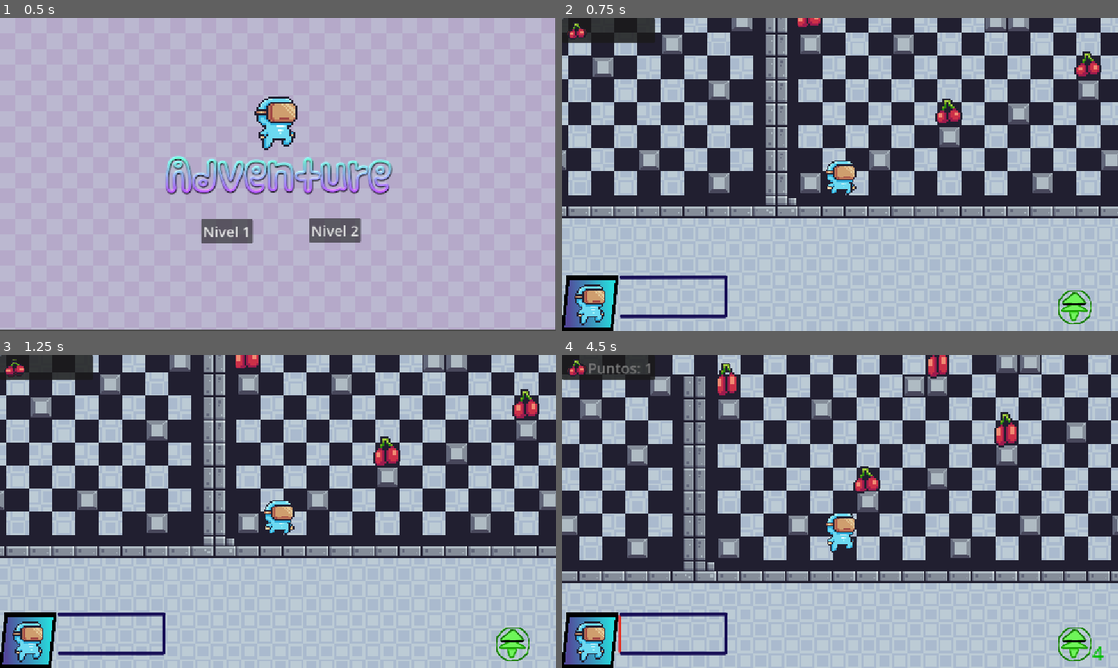
Above: before the commit, frames 1-4 (two rows, left to right).
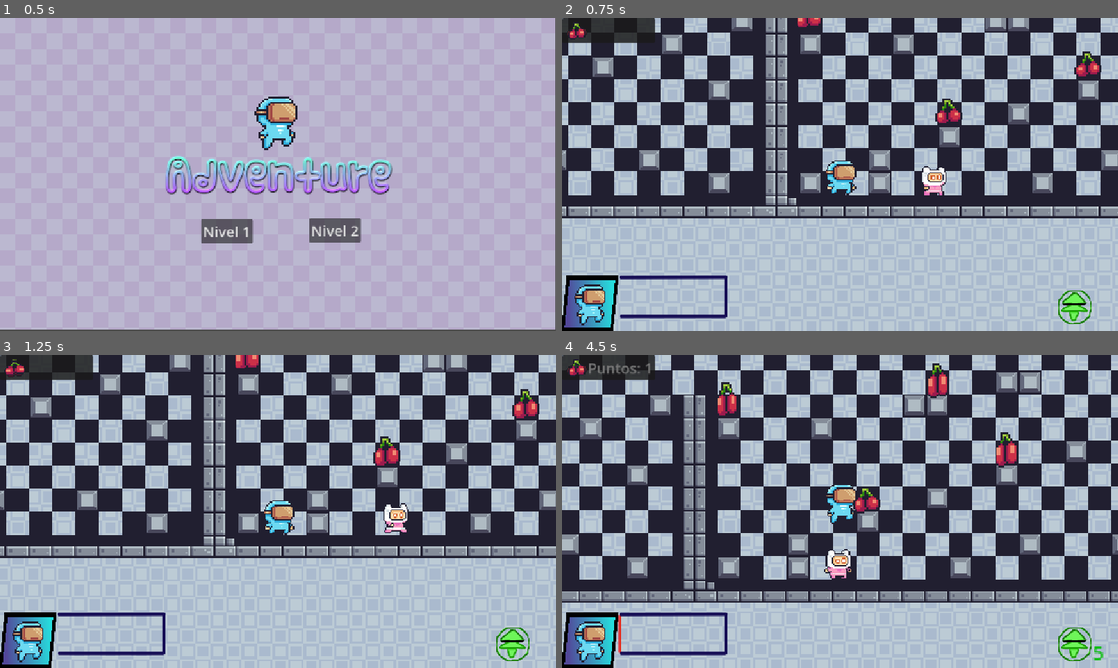
Above: after the commit, the same moments.

Repository: XimDel/2D-Adventure-Platformer-Game
Game: Godot game, scene res://Scenes/Menu.tscn
The game is run twice, just before and just after one commit, with the same random seed, the same clock (stepped at 60 frames per second) and the same inputs.
Inputs:
- Up to frame 1 (0.5 s): no input
- Up to frame 2 (0.75 s): click "Nivel 1" at 0.5 s
- Up to frame 3 (1.25 s): no input
- Up to frame 4 (4.5 s): hold Right (Right) 1.28-2.78 s; tap Up (Jump) at 1.35, 1.52, 1.82, 2.1, 2.27, 2.57, 2.85, 3.6, 3.77, 4.07, 4.35 s; hold Left (Left) 2.78-3.53 s; hold Right (Right) from 3.53 s (still down)

Frame 1 is identical in both runs. In frame 2, 0.6% of the frame differs, in the area x 55-70%, y 47-57%; in frame 3, 0.6%; in frame 4, 61%, in the area x 0-100%, y 0-98%.

Commit message:
Enemies IA

Diff:
--- /dev/null
+++ b/EnemyPinkMan.gd
@@ -0,0 +1,24 @@
+extends CharacterBody2D
+
+const Speed = 100.0
+const Gravity = 980
+
+func _ready():
+	velocity.x = Speed
+	$AnimatedSprite2D.play("Run")
+
+func _next_to_left_wall():
+	return $Left.is_colliding()
+
+func _next_to_right_wall():
+	return $Right.is_colliding()
+
+func flip():
+	if _next_to_left_wall() or _next_to_right_wall():
+		velocity.x *= -1
+		$AnimatedSprite2D.scale.x *= -1
+
+func _physics_process(delta):
+	velocity.y += Gravity
+	flip()
+	move_and_slide()
--- /dev/null
+++ b/EnemyPinkMan.tscn
@@ -0,0 +1,121 @@
+[gd_scene load_steps=16 format=3 uid="uid://b2ofv2t1rx3eu"]
+
+[ext_resource type="Texture2D" uid="uid://dlgmx1fja8bp7" path="res://Assets/Pink Man/Run (32x32).png" id="1_ke6ue"]
+
+[sub_resource type="RectangleShape2D" id="RectangleShape2D_xvj5q"]
+size = Vector2(20.6667, 25)
+
+[sub_resource type="AtlasTexture" id="AtlasTexture_c5awx"]
+atlas = ExtResource("1_ke6ue")
+region = Rect2(0, 0, 32, 32)
+
+[sub_resource type="AtlasTexture" id="AtlasTexture_syjak"]
+atlas = ExtResource("1_ke6ue")
+region = Rect2(32, 0, 32, 32)
+
+[sub_resource type="AtlasTexture" id="AtlasTexture_crwy6"]
+atlas = ExtResource("1_ke6ue")
+region = Rect2(64, 0, 32, 32)
+
+[sub_resource type="AtlasTexture" id="AtlasTexture_1j3m1"]
+atlas = ExtResource("1_ke6ue")
+region = Rect2(96, 0, 32, 32)
+
+[sub_resource type="AtlasTexture" id="AtlasTexture_34e1g"]
+atlas = ExtResource("1_ke6ue")
+region = Rect2(128, 0, 32, 32)
+
+[sub_resource type="AtlasTexture" id="AtlasTexture_xl4f3"]
+atlas = ExtResource("1_ke6ue")
+region = Rect2(160, 0, 32, 32)
+
+[sub_resource type="AtlasTexture" id="AtlasTexture_g2oyg"]
+atlas = ExtResource("1_ke6ue")
+region = Rect2(192, 0, 32, 32)
+
+[sub_resource type="AtlasTexture" id="AtlasTexture_jysd8"]
+atlas = ExtResource("1_ke6ue")
+region = Rect2(224, 0, 32, 32)
+
+[sub_resource type="AtlasTexture" id="AtlasTexture_flfu5"]
+atlas = ExtResource("1_ke6ue")
+region = Rect2(256, 0, 32, 32)
+
+[sub_resource type="AtlasTexture" id="AtlasTexture_u8535"]
+atlas = ExtResource("1_ke6ue")
+region = Rect2(288, 0, 32, 32)
+
+[sub_resource type="AtlasTexture" id="AtlasTexture_5hp4b"]
+atlas = ExtResource("1_ke6ue")
+region = Rect2(320, 0, 32, 32)
+
+[sub_resource type="AtlasTexture" id="AtlasTexture_vpj3y"]
+atlas = ExtResource("1_ke6ue")
+region = Rect2(352, 0, 32, 32)
+
+[sub_resource type="SpriteFrames" id="SpriteFrames_58b86"]
+animations = [{
+"frames": [{
+"duration": 1.0,
+"texture": SubResource("AtlasTexture_c5awx")
+}, {
+"duration": 1.0,
+"texture": SubResource("AtlasTexture_syjak")
+}, {
+"duration": 1.0,
+"texture": SubResource("AtlasTexture_crwy6")
+}, {
+"duration": 1.0,
+"texture": SubResource("AtlasTexture_1j3m1")
+}, {
+"duration": 1.0,
+"texture": SubResource("AtlasTexture_34e1g")
+}, {
+"duration": 1.0,
+"texture": SubResource("AtlasTexture_xl4f3")
+}, {
+"duration": 1.0,
+"texture": SubResource("AtlasTexture_g2oyg")
+}, {
+"duration": 1.0,
+"texture": SubResource("AtlasTexture_jysd8")
+}, {
+"duration": 1.0,
+"texture": SubResource("AtlasTexture_flfu5")
+}, {
+"duration": 1.0,
+"texture": SubResource("AtlasTexture_u8535")
+}, {
+"duration": 1.0,
+"texture": SubResource("AtlasTexture_5hp4b")
+}, {
+"duration": 1.0,
+"texture": SubResource("AtlasTexture_vpj3y")
+}],
+"loop": true,
+"name": &"Run",
+"speed": 20.0
+}]
+
+[node name="Enemy" type="CharacterBody2D"]
+scale = Vector2(3, 3)
+
+[node name="CollisionShape2D" type="CollisionShape2D" parent="."]
+visible = false
+position = Vector2(0.333333, 0.5)
+shape = SubResource("RectangleShape2D_xvj5q")
+
+[node name="AnimatedSprite2D" type="AnimatedSprite2D" parent="."]
+texture_filter = 1
+sprite_frames = SubResource("SpriteFrames_58b86")
+animation = &"Run"
+
+[node name="Left" type="RayCast2D" parent="."]
+visible = false
+target_position = Vector2(-20, 0)
+collision_mask = 4
+
+[node name="Right" type="RayCast2D" parent="."]
+visible = false
+target_position = Vector2(20, 0)
+collision_mask = 4
--- a/Scenes/Level1.tscn
+++ b/Scenes/Level1.tscn
@@ -11,6 +11,8 @@
 [ext_resource type="Script" uid="uid://7d6nv2arg0lg" path="res://Scripts/game_manager.gd" id="7_6jj8j"]
 [ext_resource type="AudioStream" uid="uid://do10vibjmmenr" path="res://Assets/Sounds/background.mp3" id="10_bdlbp"]
 [ext_resource type="Script" uid="uid://biclhwjueyl6u" path="res://Scenes/spawner.gd" id="11_2h8qs"]
+[ext_resource type="PackedScene" uid="uid://b2ofv2t1rx3eu" path="res://EnemyPinkMan.tscn" id="12_6jj8j"]
+[ext_resource type="Script" uid="uid://bf7kxiu8el0s" path="res://EnemyPinkMan.gd" id="13_06um6"]
 
 [sub_resource type="TileSetAtlasSource" id="TileSetAtlasSource_7mycd"]
 texture = ExtResource("2_6ll4n")
@@ -181,7 +183,7 @@
 20:10/0 = 0
 
 [sub_resource type="TileSet" id="TileSet_272bh"]
-physics_layer_0/collision_layer = 1
+physics_layer_0/collision_layer = 5
 sources/0 = SubResource("TileSetAtlasSource_7mycd")
 
 [node name="Node" type="Node"]
@@ -205,7 +207,7 @@
 scale = Vector2(3, 3)
 tile_set = SubResource("TileSet_272bh")
 format = 2
-layer_0/tile_data = PackedInt32Array(0, 0, 0, 1, 65536, 0, 2 …(2573 unchanged characters)… 40, 65536, 9, 786435, 65536, 2, 720900, 65536, 9, 589828, 65536, 1, 327684, 65536, 9, 19 …(969 unchanged characters)…
+layer_0/tile_data = PackedInt32Array(0, 0, 0, 1, 65536, 0, 2 …(2573 unchanged characters)… 40, 65536, 9, 786435, 65536, 2, 720900, 786432, 5, 589828, 65536, 1, 327684, 65536, 9, 19 …(969 unchanged characters)…
 
 [node name="TileMap2" type="TileMap" parent="."]
 texture_filter = 1
@@ -273,6 +275,11 @@
 [node name="Timer" type="Timer" parent="Spawner"]
 wait_time = 3.0
 autostart = true
+
+[node name="Enemy" parent="." instance=ExtResource("12_6jj8j")]
+position = Vector2(313, 560)
+scale = Vector2(2.5, 2.5)
+script = ExtResource("13_06um6")
 
 [connection signal="body_entered" from="Collectibles/Collectible" to="Collectibles/Collectible" method="_on_body_entered"]
 [connection signal="body_entered" from="Collectibles/Collectible2" to="Collectibles/Collectible2" method="_on_body_entered"]
--- a/Scripts/character_body_2d.tscn
+++ b/Scripts/character_body_2d.tscn
@@ -343,9 +343,8 @@
 texture_filter = 1
 scale = Vector2(3, 3)
 sprite_frames = SubResource("SpriteFrames_1hg8c")
-animation = &"Idle"
+animation = &"Jump"
 autoplay = "Idle"
-frame_progress = 0.870633
 
 [node name="CollisionShape2D" type="CollisionShape2D" parent="."]
 visible = false
--- a/project.godot
+++ b/project.godot
@@ -42,6 +42,10 @@
 ]
 }
 
+[layer_names]
+
+2d_physics/layer_3="Wall"
+
 [physics]
 
 2d/default_gravity=1000.0
Binary file added: Assets/Pink Man/Double Jump (32x32).png
Not shown, added: Assets/Pink Man/Double Jump (32x32).png.import
Binary file added: Assets/Pink Man/Fall (32x32).png
Not shown, added: Assets/Pink Man/Fall (32x32).png.import
Binary file added: Assets/Pink Man/Hit (32x32).png
Not shown, added: Assets/Pink Man/Hit (32x32).png.import
Binary file added: Assets/Pink Man/Idle (32x32).png
Not shown, added: Assets/Pink Man/Idle (32x32).png.import
Binary file added: Assets/Pink Man/Jump (32x32).png
Not shown, added: Assets/Pink Man/Jump (32x32).png.import
Binary file added: Assets/Pink Man/Run (32x32).png
Not shown, added: Assets/Pink Man/Run (32x32).png.import
(and 4 more such lines)
